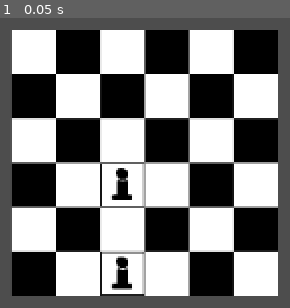
Above: before the commit, frame 1.
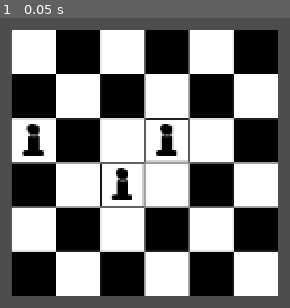
Above: after the commit, the same moment.

Repository: woiic/chessRogue
Game: Godot game, scene res://Scenes/board.tscn
Two runs of this game, one before a commit and one after it. Both use one fixed random seed, a clock stepped at 60 frames per second and the inputs below. The engine's default icon, where the game draws it, is replaced by a stand-in: a white triangle on a blue panel in a dark square.
Inputs:
- Up to frame 1 (0.05 s): no input

The runs differ from the first frame. In frame 1, 4.1% of the frame differs, in the area x 7-65%, y 35-96%.

Commit message:
feat: add knight and pawn implementation

Diff:
--- /dev/null
+++ b/Scenes/Pieces/knight.tscn
@@ -0,0 +1,10 @@
+[gd_scene load_steps=3 format=3 uid="uid://b1k0coyphnp77"]
+
+[ext_resource type="PackedScene" uid="uid://c0n5k3688cno1" path="res://Scenes/piece.tscn" id="1_ik0at"]
+[ext_resource type="Texture2D" uid="uid://8kw45w8kkr2e" path="res://Sprites/Pawn.png" id="2_13nyu"]
+
+[node name="Piece" instance=ExtResource("1_ik0at")]
+pieceType = 2
+
+[node name="PieceSprite" parent="." index="1"]
+texture = ExtResource("2_13nyu")
--- a/Scripts/behaviour.gd
+++ b/Scripts/behaviour.gd
@@ -5,17 +5,26 @@
 
 enum PieceType{PAWN=0, ROOK, KNIGHT, BISHOP, QUEEN, KING}
 
-func getPosibleMoves(inPiece, boardRef):
-	var movesArr = []
+func getPosibleMoves(inPiece: Piece, boardRef: Board):
+	var movesArr: Array[Vector2i] = []
 	match inPiece.pieceType:
 		PieceType.PAWN:
-			#if !inPiece.bHasMoved:
-			#	movesArr.append(inPiece.boardPos + Vector2i(0, 2*inPiece.type))
-			#movesArr.append(inPiece.boardPos + Vector2i(0, 1*inPiece.type))
-			#capturesArr.append(inPiece.boardPos + Vector2i(1, 1*inPiece.type))
-			#capturesArr.append(inPiece.boardPos + Vector2i(-1, 1*inPiece.type))
-			#boardRef.verifyMoves()
-			return
+			# get the forward direction in the board depending on your side
+			var forward: Vector2i = Vector2i(0, 1) if inPiece.team == Piece.Teams.BLACK else Vector2i(0, -1)
+			# Simplest move, 1 block forward (not counting capture)
+			if boardRef.verifyMove(inPiece, inPiece.boardPos + forward) == MoveResult.MOVE:
+				movesArr.append(inPiece.boardPos + forward)
+				# In the starting case where the piece hasn't moved you can move twice in the
+				# forward direction (again not counting capture)
+				if not inPiece.bHasMoved and boardRef.verifyMove(inPiece, inPiece.boardPos + 2*forward) == MoveResult.MOVE:
+					movesArr.append(inPiece.boardPos + 2*forward)
+			# capture in forward diagonal in both directions
+			if boardRef.verifyMove(inPiece, inPiece.boardPos + forward + Vector2i(1, 0)) == MoveResult.CAPTURE:
+				movesArr.append(inPiece.boardPos + forward + Vector2i(1, 0))
+			if boardRef.verifyMove(inPiece, inPiece.boardPos + forward + Vector2i(-1, 0)) == MoveResult.CAPTURE:
+				movesArr.append(inPiece.boardPos + forward + Vector2i(-1, 0))
+			return movesArr
+
 		PieceType.ROOK:
 			for x in range(1, boardRef.size.x):
 				var move = inPiece.boardPos + Vector2i(1*x , 0)
@@ -58,10 +67,23 @@
 					MoveResult.CAPTURE:
 						movesArr.append(move)
 						break
+
 		PieceType.KNIGHT:
-			# podrías hacer esta parte con un vector, para q se pueda ajustar
-			# para varias distancias
-			return
+			const possibleMoves: Array[Vector2i] = [
+				Vector2i(2, 1),
+				Vector2i(2, -1),
+				Vector2i(-2, 1),
+				Vector2i(-2, -1),
+				Vector2i(1, 2),
+				Vector2i(1, -2),
+				Vector2i(-1, 2),
+				Vector2i(-1, -2)
+			]
+			for move in possibleMoves:
+				if boardRef.verifyMove(inPiece, inPiece.boardPos + move) != MoveResult.STOP:
+					movesArr.append(inPiece.boardPos + move)
+			return movesArr
+
 		PieceType.BISHOP:
 			var minSide = min(boardRef.size.x, boardRef.size.y)
 			for x in range(1, minSide):
@@ -105,6 +127,7 @@
 						movesArr.append(move)
 						break
 			return movesArr
+
 		PieceType.QUEEN:
 			# straight
 			for x in range(1, boardRef.size.x):
@@ -190,6 +213,7 @@
 						movesArr.append(move)
 						break
 			return movesArr
+
 		PieceType.KING:
 			for x in 8:
 				var angulo = x*(PI/4.0)
@@ -207,13 +231,5 @@
 					_:
 						continue
 			return movesArr
+
 	return movesArr
-
-# Called when the node enters the scene tree for the first time.
-func _ready() -> void:
-	pass # Replace with function body.
-
-
-# Called every frame. 'delta' is the elapsed time since the previous frame.
-func _process(delta: float) -> void:
-	pass
--- a/Scripts/board.gd
+++ b/Scripts/board.gd
@@ -1,5 +1,5 @@
 extends Node2D
-
+class_name Board
 
 #const TILE = preload("uid://bcf8rvvdkf3y5") # "res://Scenes/tile.tscn"
 @onready var camera_2d: Camera2D = $Camera2D
@@ -10,7 +10,14 @@
 
 const PAWN = preload("uid://c4pwaw4godgid")
 const KING = preload("uid://c8v1jxyhwqiq")
+const KNIGHT = preload("uid://b1k0coyphnp77")
 
+# add more when preloading the rest
+const pieceObjectMap = {
+	Behaviour.PieceType.PAWN: PAWN,
+	Behaviour.PieceType.KING: KING,
+	Behaviour.PieceType.KNIGHT: KNIGHT
+}
 
 var boardTiles: Array[Array] = []
 var boardPieces: Array[Array] = []
@@ -48,28 +55,10 @@
 		newArr.resize(size.y)
 		newArr.fill(null)
 		boardPieces.append(newArr)
-	var piece
-	piece = PAWN.instantiate()
-	piece.pieceType = Behaviour.PieceType.BISHOP
-	piece.team = Piece.Teams.WHITE
-	piece.position = Vector2(2*32, 3*32)
-	piece.boardPos = Vector2i(2,3)
-	boardPieces[2][3] = piece
-	add_child(piece)
-
-	var piece2
-	piece2 = KING.instantiate()
-	#piece2.pieceType = Behaviour.PieceType.ROOK
-	piece2.pieceType = Behaviour.PieceType.KING
-	piece2.team = Piece.Teams.WHITE
-	piece2.position = Vector2(2*32, 5*32)
-	piece2.boardPos = Vector2i(2,5)
-	boardPieces[2][5] = piece2
-	add_child(piece2)
-	#boardTiles[2][5].setPieces(piece2) # add child to tile
-
+	var piece = instanciatePiece(Behaviour.PieceType.KNIGHT, Piece.Teams.WHITE, Vector2i(2, 3))
+	var piece2 = instanciatePiece(Behaviour.PieceType.KING, Piece.Teams.WHITE, Vector2i(0, 2))
+	var piece3 = instanciatePiece(Behaviour.PieceType.PAWN, Piece.Teams.BLACK, Vector2i(3, 2))
 	var moves = Behaviour.getPosibleMoves(piece,self)
-	#var moves = Behaviour.getPosibleMoves(piece2,self)
 	print(moves)
 	return
 
@@ -87,3 +76,13 @@
 		#print("capture")
 		return Behaviour.MoveResult.CAPTURE
 	return Behaviour.MoveResult.STOP
+
+func instanciatePiece(pieceType: Behaviour.PieceType, team: Piece.Teams, startingPosition: Vector2i) -> Piece:
+	var pieceObject = pieceObjectMap[pieceType]
+	var piece = pieceObject.instantiate()
+	piece.team = team
+	piece.position = startingPosition * 32
+	piece.boardPos = startingPosition
+	boardPieces[startingPosition.x][startingPosition.y] = piece
+	add_child(piece)
+	return piece
--- a/Scripts/piece.gd
+++ b/Scripts/piece.gd
@@ -1,11 +1,11 @@
 extends Node2D
 class_name Piece
 
-enum Teams{
+enum Teams {
 	BLACK=-1,
 	NONE=0,
 	WHITE=1
-	}
+}
 
 var team: Teams = Teams.WHITE
 @export var pieceType: Behaviour.PieceType = Behaviour.PieceType.PAWN
--- a/Scripts/tile.gd
+++ b/Scripts/tile.gd
@@ -4,12 +4,5 @@
 @onready var tile_sprite: Sprite2D = $TileSprite
 @export var size:int = 32
 
-# Called when the node enters the scene tree for the first time.
 func _ready() -> void:
-
-	pass # Replace with function body.
-
-
-# Called every frame. 'delta' is the elapsed time since the previous frame.
-func _process(delta: float) -> void:
 	pass
